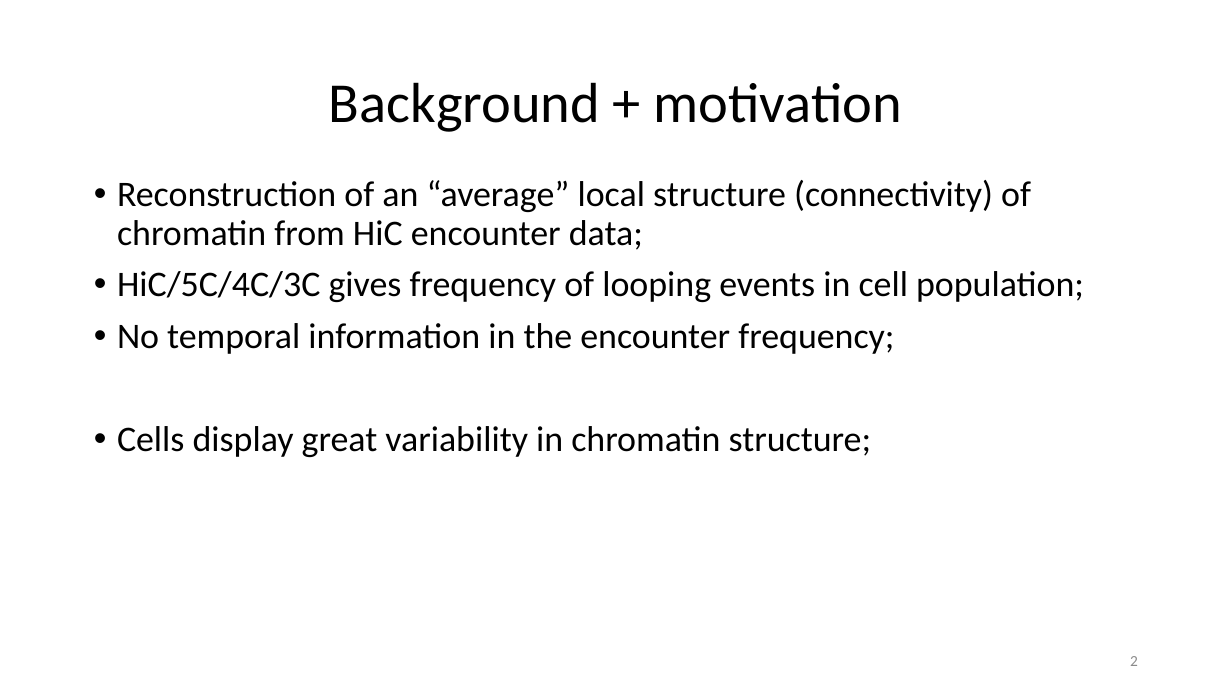
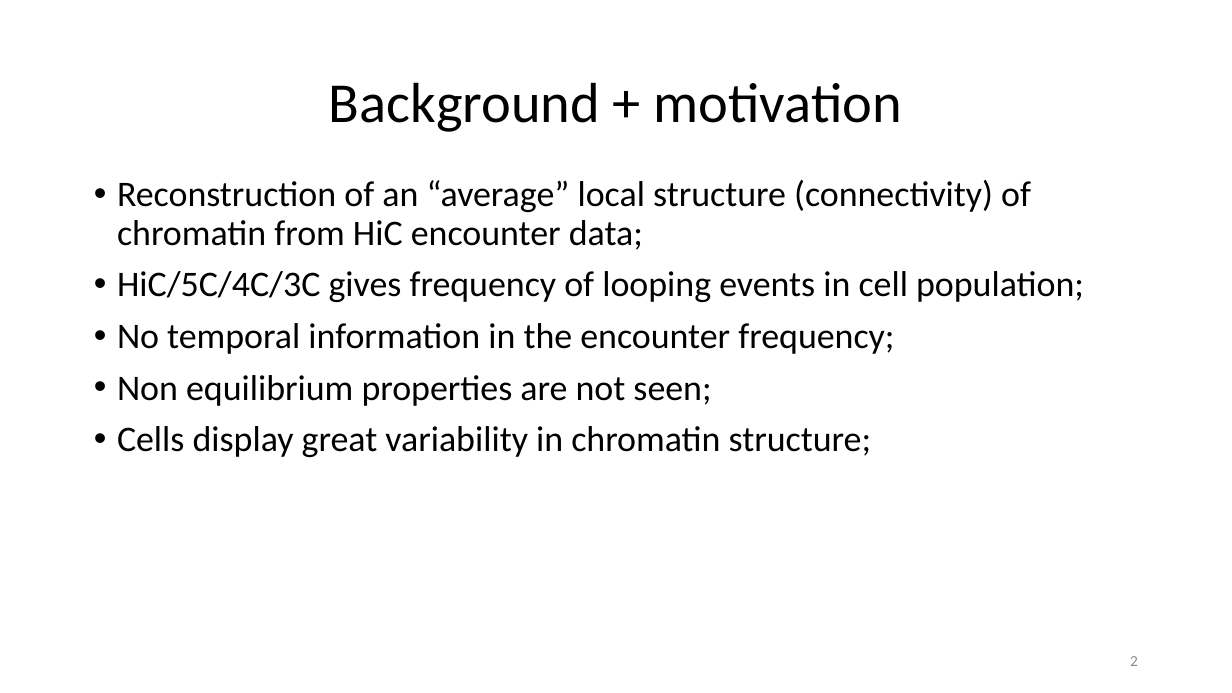
Before and after one commit to zhaENS/Project, a slide deck: slide 2 of Documents/lab Meetings/24-03-15/Polymer Reconstruction Using the HiC Experiments.pptx. Drawn at 1232x693 pixels with LibreOffice and Linux fonts; fonts in the diff are those of the drawing. Boxes give left, top, right and bottom in pixels: in the first picture for what was removed or moved away, otherwise in the second. Text is boxed around its words. In the diff, an @@ line names an element or a change of style, - is before the commit and + after.

```diff
--- a/Documents/lab Meetings/24-03-15/Polymer Reconstruction Using the HiC Experiments.pptx
+++ b/Documents/lab Meetings/24-03-15/Polymer Reconstruction Using the HiC Experiments.pptx
@@ text at box(117, 375, 711, 406): paragraph added @@
+• Non equilibrium properties are not seen;
```
Also in this commit, not shown: 10 other slides changed, 2 slides added, 8 other files.
